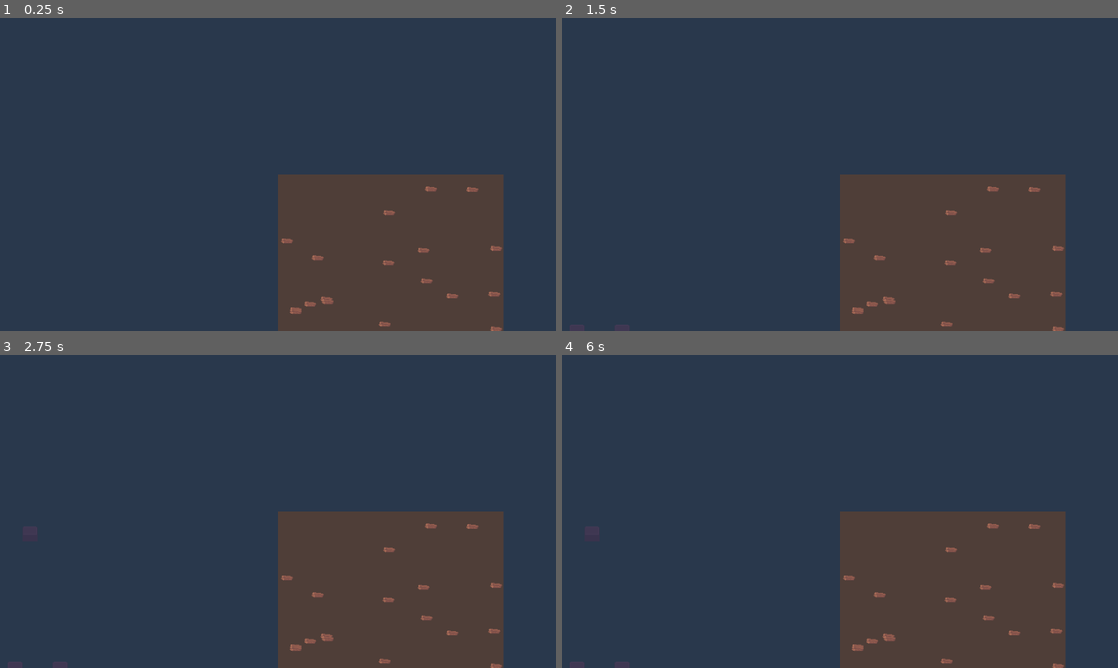
Above: before the commit, frames 1-4 (two rows, left to right).
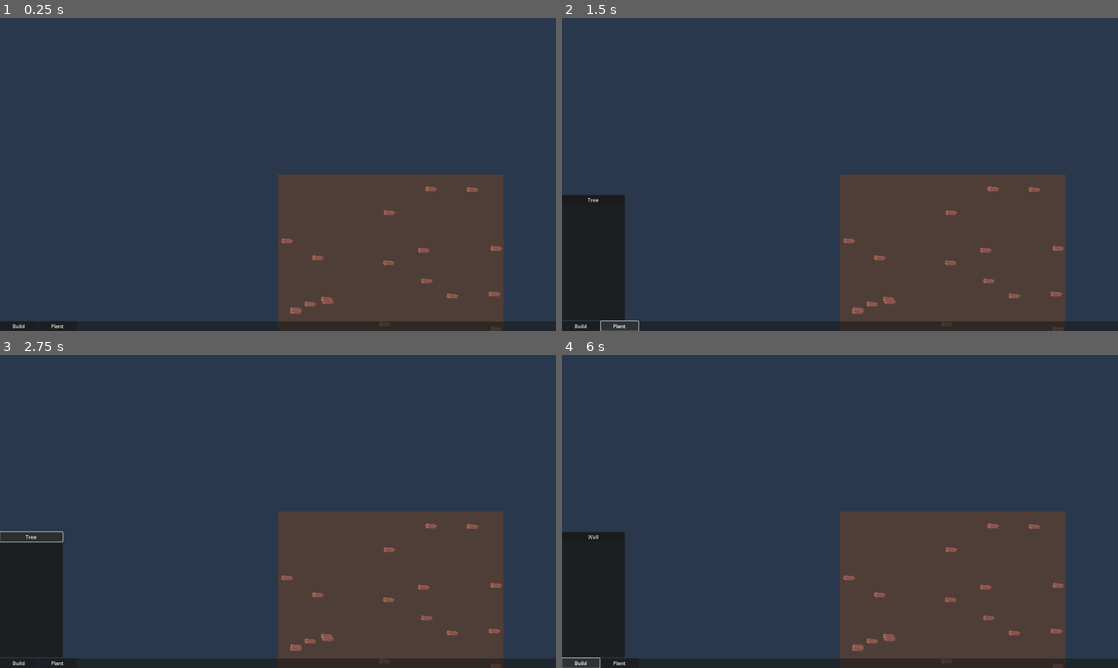
Above: after the commit, the same moments.

Repository: speakk/gnome_village
Game: Godot game, scene res://main.tscn
Same seed, same stepped clock (60 frames per second), same inputs: the game is played once before the commit and once after it.
Inputs (mouse positions are in pixels of both pictures, inside the frame that each line leads up to):
- Up to frame 1 (0.25 s): no input
- Up to frame 2 (1.5 s): click (578, 324) at 0.5 s, where only the run after the commit has a clickable "Build"; click (617, 324) at 1.25 s, where only the run after the commit has a clickable "Plant"
- Up to frame 3 (2.75 s): click (33, 536) at 2 s, where only the run after the commit has a clickable "Tree"
- Up to frame 4 (6 s): click (578, 661) at 2.75 s, where only the run after the commit has a clickable "Build"; click (595, 536) at 3.5 s, where only the run after the commit has a clickable "Wall"; click (617, 661) at 4.25 s, where only the run after the commit has a clickable "Plant"; click (595, 536) at 5 s, where only the run after the commit has a clickable "Tree"; click (578, 661) at 5.75 s, where only the run after the commit has a clickable "Build"

The runs differ from the first frame. In frame 1, 2.9% of the frame differs, in the area x 0-100%, y 96-100%; in frame 2, 7.3%; in frame 3, 7.4%, in the area x 0-100%, y 55-100%; in frame 4, 7.3%.

Commit message:
GUI beginnings. Handle tilemap input in unhandled_input

Diff:
--- a/MainMap.gd
+++ b/MainMap.gd
@@ -43,7 +43,7 @@
 	Events.map_ready.emit(self)
 
 func _process(delta: float) -> void:
-	if Input.is_action_pressed("map_interact_a"):
+	if is_mouse_pressed:
 		var tile_position: Vector2i = local_to_map(get_local_mouse_position())
 		var source_id := get_cell_source_id(Layers.Building, tile_position)
 		var source_id2 := get_cell_source_id(Layers.Blueprint, tile_position)
@@ -60,6 +60,19 @@
 			get_tree().root.get_node("Main").add_child(blueprint)
 
 			Events.blueprint_placed.emit(tile_position, blueprint)
+			#get_tree().root.get_viewport().set_input_as_handled()
+
+var is_mouse_pressed := false
+
+# TODO: You could use an Area2D and the input_event in that to handle this instead
+func _unhandled_input(event: InputEvent) -> void:
+	if event is InputEventMouseButton:
+		if event.is_pressed():
+			is_mouse_pressed = true
+		else:
+			is_mouse_pressed = false
+
+
 
 func _blueprint_finished(blueprint: Blueprint) -> void:
 	var tile_position := local_to_map(blueprint.global_position)
--- /dev/null
+++ b/gui/gui.gd
@@ -0,0 +1,23 @@
+extends MarginContainer
+
+func _ready() -> void:
+	pass
+	# TODO: Loop through "buildables" and "plantables" or however you deal with this
+
+func _on_build_button_pressed() -> void:
+	show_submenu(%BuildMenu)
+
+func _on_plant_button_pressed() -> void:
+	show_submenu(%PlantMenu)
+
+func show_submenu(menu: Node) -> void:
+	var visibility := menu.visible as bool
+	hide_submenu()
+	if not visibility:
+		menu.show()
+		%SubMenuContainer.show()
+
+func hide_submenu() -> void:
+	%BuildMenu.hide()
+	%PlantMenu.hide()
+	%SubMenuContainer.hide()
--- /dev/null
+++ b/gui/gui.tscn
@@ -0,0 +1,74 @@
+[gd_scene load_steps=2 format=3 uid="uid://cynniosvk7y2r"]
+
+[ext_resource type="Script" path="res://gui/gui.gd" id="1_jqq6f"]
+
+[node name="GUI" type="MarginContainer"]
+anchors_preset = 15
+anchor_right = 1.0
+anchor_bottom = 1.0
+grow_horizontal = 2
+grow_vertical = 2
+mouse_filter = 0
+script = ExtResource("1_jqq6f")
+
+[node name="PanelContainer" type="PanelContainer" parent="."]
+layout_mode = 2
+size_flags_vertical = 8
+
+[node name="HBoxContainer" type="HBoxContainer" parent="PanelContainer"]
+layout_mode = 2
+
+[node name="BuildButton" type="Button" parent="PanelContainer/HBoxContainer"]
+unique_name_in_owner = true
+custom_minimum_size = Vector2(120, 0)
+layout_mode = 2
+text = "Build"
+
+[node name="PlantButton" type="Button" parent="PanelContainer/HBoxContainer"]
+unique_name_in_owner = true
+custom_minimum_size = Vector2(120, 0)
+layout_mode = 2
+text = "Plant
+"
+
+[node name="MarginContainer" type="MarginContainer" parent="."]
+layout_mode = 2
+mouse_filter = 2
+theme_override_constants/margin_bottom = 35
+
+[node name="SubMenuContainer" type="PanelContainer" parent="MarginContainer"]
+unique_name_in_owner = true
+visible = false
+custom_minimum_size = Vector2(200, 400)
+layout_mode = 2
+size_flags_horizontal = 0
+size_flags_vertical = 8
+
+[node name="BuildMenu" type="PanelContainer" parent="MarginContainer/SubMenuContainer"]
+unique_name_in_owner = true
+visible = false
+layout_mode = 2
+
+[node name="BuildOptions" type="VBoxContainer" parent="MarginContainer/SubMenuContainer/BuildMenu"]
+unique_name_in_owner = true
+layout_mode = 2
+
+[node name="Button" type="Button" parent="MarginContainer/SubMenuContainer/BuildMenu/BuildOptions"]
+layout_mode = 2
+text = "Wall"
+
+[node name="PlantMenu" type="PanelContainer" parent="MarginContainer/SubMenuContainer"]
+unique_name_in_owner = true
+visible = false
+layout_mode = 2
+
+[node name="PlantOptions" type="VBoxContainer" parent="MarginContainer/SubMenuContainer/PlantMenu"]
+unique_name_in_owner = true
+layout_mode = 2
+
+[node name="Button" type="Button" parent="MarginContainer/SubMenuContainer/PlantMenu/PlantOptions"]
+layout_mode = 2
+text = "Tree"
+
+[connection signal="pressed" from="PanelContainer/HBoxContainer/BuildButton" to="." method="_on_build_button_pressed"]
+[connection signal="pressed" from="PanelContainer/HBoxContainer/PlantButton" to="." method="_on_plant_button_pressed"]
--- a/main.tscn
+++ b/main.tscn
@@ -1,8 +1,9 @@
-[gd_scene load_steps=6 format=3 uid="uid://ubgvap601f4j"]
+[gd_scene load_steps=7 format=3 uid="uid://ubgvap601f4j"]
 
 [ext_resource type="Script" path="res://main.gd" id="1_j8rqp"]
 [ext_resource type="PackedScene" uid="uid://b4nj0xntglt07" path="res://main_map.tscn" id="1_lsh5n"]
 [ext_resource type="Script" path="res://MainCamera.gd" id="2_bak4i"]
+[ext_resource type="PackedScene" uid="uid://cynniosvk7y2r" path="res://gui/gui.tscn" id="5_4nnuu"]
 [ext_resource type="Script" path="res://task_handler/TaskHandler.gd" id="6_pe6uu"]
 
 [sub_resource type="Environment" id="Environment_uqvws"]
@@ -16,6 +17,10 @@
 [node name="WorldEnvironment" type="WorldEnvironment" parent="."]
 environment = SubResource("Environment_uqvws")
 
+[node name="CanvasLayer" type="CanvasLayer" parent="."]
+
+[node name="GUI" parent="CanvasLayer" instance=ExtResource("5_4nnuu")]
+
 [node name="MainMap" parent="." instance=ExtResource("1_lsh5n")]
 
 [node name="MainCamera" type="Camera2D" parent="."]
--- a/main_map.tscn
+++ b/main_map.tscn
@@ -99,7 +99,7 @@
 [sub_resource type="TileSet" id="TileSet_17sb5"]
 tile_size = Vector2i(24, 24)
 terrain_set_0/mode = 0
-terrain_set_0/terrain_0/name = "Terrain 0"
+terrain_set_0/terrain_0/name = "walls"
 terrain_set_0/terrain_0/color = Color(0.5, 0.34375, 0.25, 1)
 sources/0 = SubResource("TileSetAtlasSource_xylra")
 sources/1 = SubResource("TileSetAtlasSource_6kq6j")
@@ -113,3 +113,5 @@
 unique_name_in_owner = true
 z_index = 6
 z_as_relative = false
+
+[node name="Area2D" type="Area2D" parent="."]
Binary file added: assets/test_scene.aseprite
Binary file added: assets/tree.aseprite
